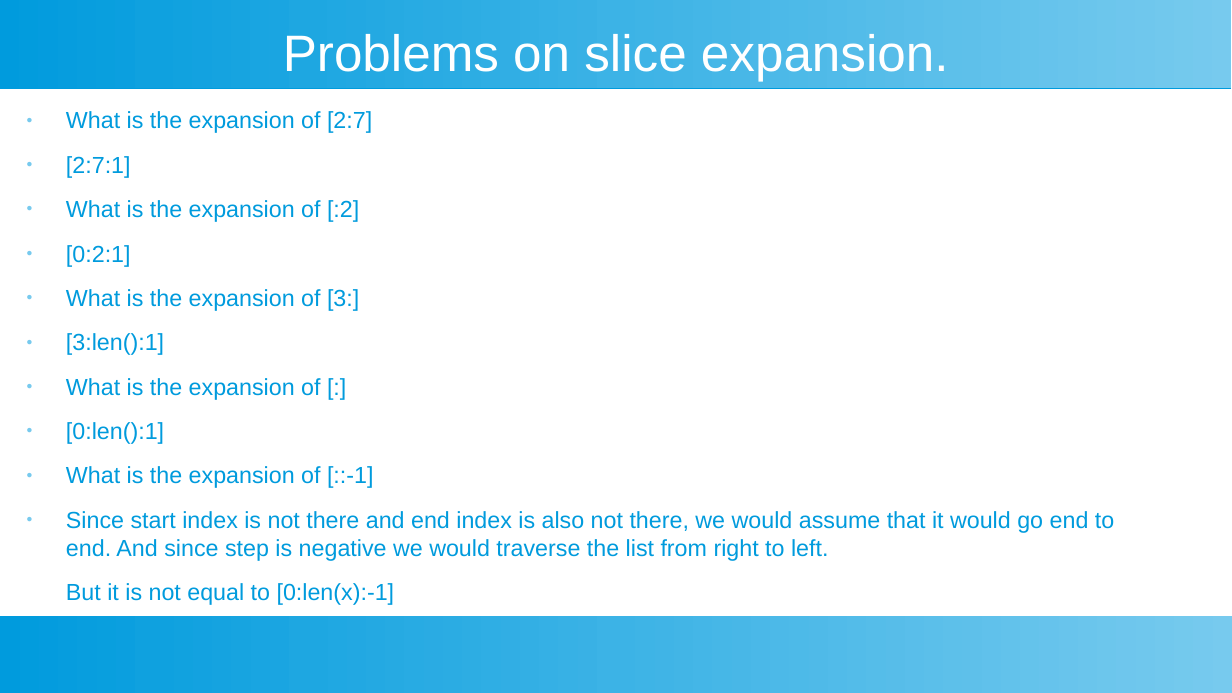
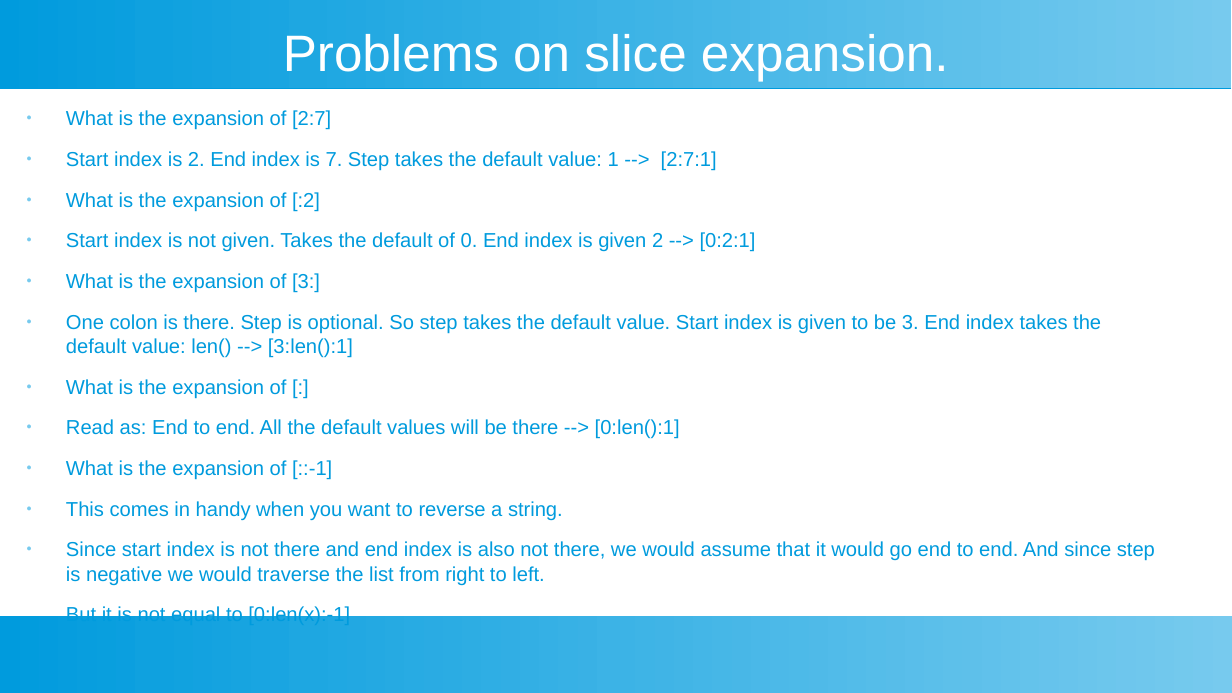
Before and after one commit to ashishjain1547/public_lessons_in_python, a slide deck: slide 8 of Ch 4 - Strings/Strings.odp (slide 7 before the commit). Drawn at 1232x693 pixels with LibreOffice and Linux fonts; fonts in the diff are those of the drawing. Boxes give left, top, right and bottom in pixels: in the first picture for what was removed or moved away, otherwise in the second. Text is boxed around its words. In the diff, an @@ line names an element or a change of style, - is before the commit and + after.

```diff
--- a/Ch 4 - Strings/Strings.odp
+++ b/Ch 4 - Strings/Strings.odp
@@ text at (66,110,1155,616): size 15 to 13 pt in "What is the expansion of [2:7]", "What is the expansion of [:2]", "What is the expansion of [3:]", "What is the expansion of [:]" and 3 more places @@
@@ text at (66,151,717,171): text changed; size 15 to 13 pt @@
-● [2:7:1]
+● Start index is 2. End index is 7. Step takes the default value: 1 --> [2:7:1]
@@ text at (66,232,756,252): text changed; size 15 to 13 pt @@
-● [0:2:1]
+● Start index is not given. Takes the default of 0. End index is given 2 --> [0:2:1]
@@ text at (66,314,1101,358): text changed; size 15 to 13 pt @@
-● [3:len():1]
+● One colon is there. Step is optional. So step takes the default value. Start index is given to be 3. End index takes the default value: len() --> [3:len():1]
@@ text at (66,419,680,439): text changed; size 15 to 13 pt @@
-● [0:len():1]
+● Read as: End to end. All the default values will be there --> [0:len():1]
@@ text at (66,501,563,521): paragraph added @@
+● This comes in handy when you want to reverse a string.
```
Also in this commit, not shown: 3 other slides changed, 2 slides added, 1 slide removed, 20 other files.
